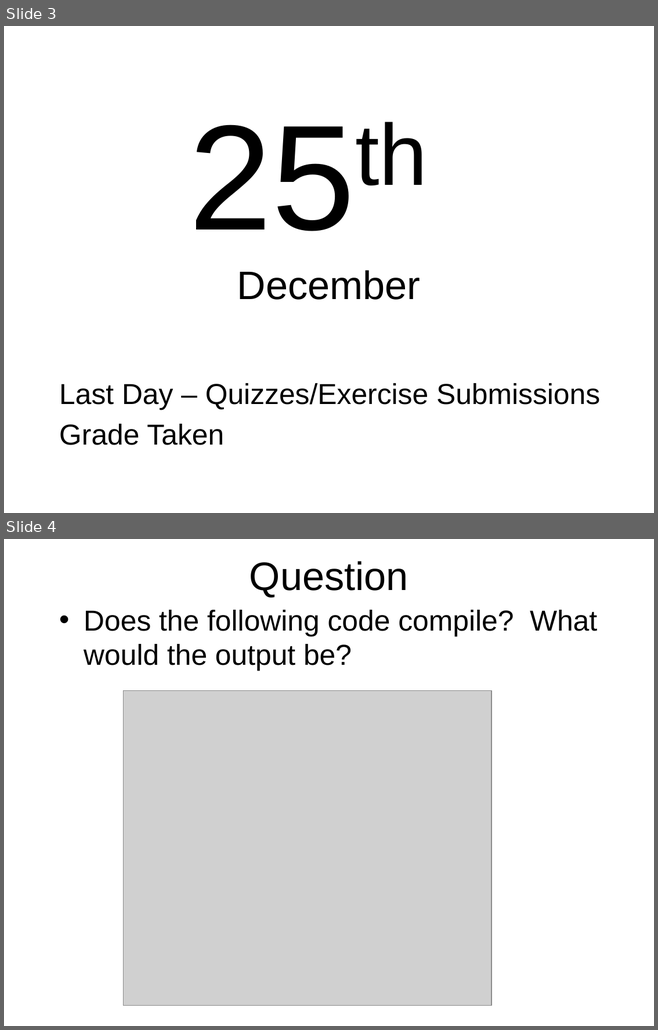
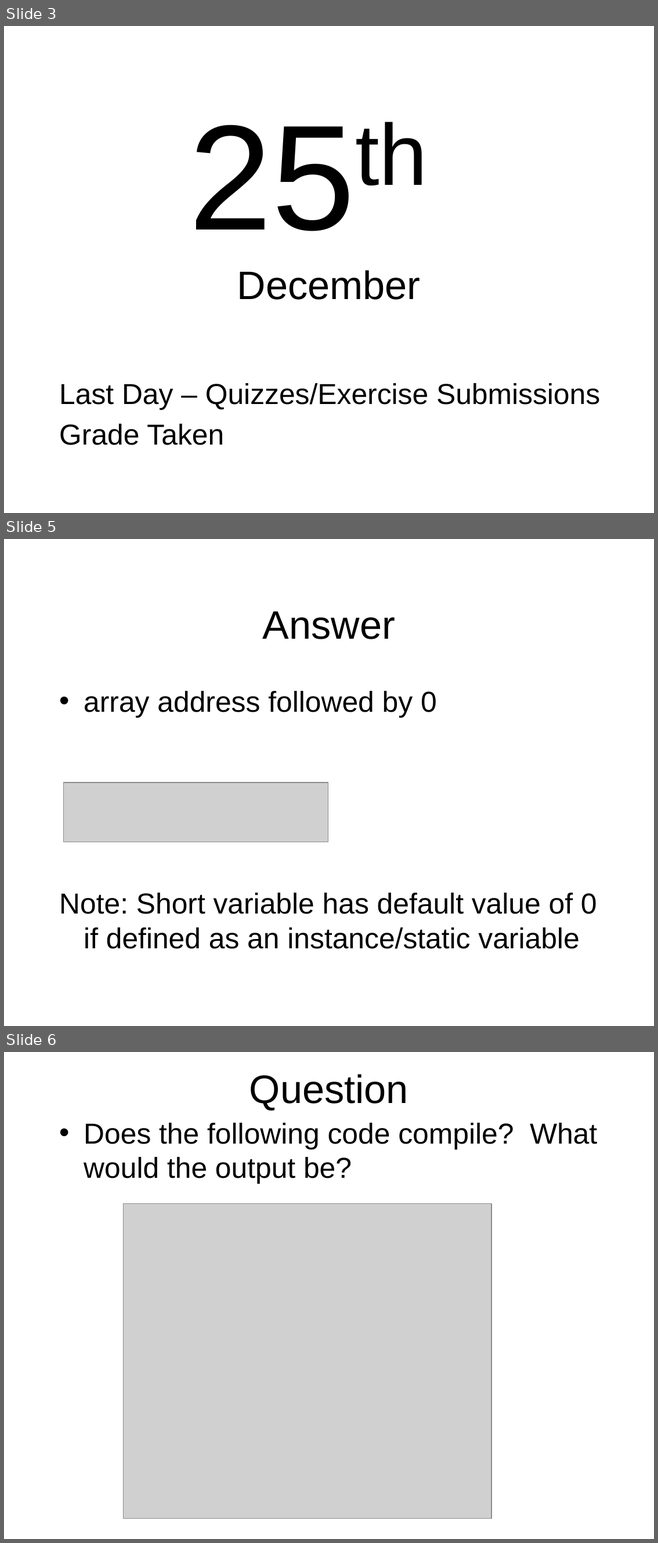
Before and after one commit to octaviordz/zjnu2017.github.io, a slide deck: OOP/lectures/110--Generic.and.Collections.pptx. Shown one above the other, each under a label of ours: slides 3 and 4 before the commit, slides 3, 5 and 6 after it; the slides between them are not shown. The pictures are 658x1030 and 658x1543 pixels, drawn with LibreOffice and Linux fonts; fonts in the diff are those of the drawing; grey boxes stand for pictures. Boxes give left, top, right and bottom in pixels: in the first picture for what was removed or moved away, otherwise in the second. Text is boxed around its words. In the diff, an @@ line names an element or a change of style, - is before the commit and + after.

Commit message:
Defaults.

```diff
--- a/OOP/lectures/110--Generic.and.Collections.pptx
+++ b/OOP/lectures/110--Generic.and.Collections.pptx
@@ slide 5 added at bbox=[4, 539, 654, 1026], background #FFFFFF @@
@@ title added at bbox=[263, 611, 395, 639], 44 pt, text #000000 @@
+Answer
@@ text added at bbox=[59, 691, 597, 949], 32 pt, text #000000 @@
+• array address followed by 0
+Note: Short variable has default value of 0 if defined as an instance/static variable
@@ picture added at bbox=[64, 783, 328, 842] @@
@@ what was slide 4 is now slide 6 @@
```
Also in this commit, not shown: 1 other slide added.
